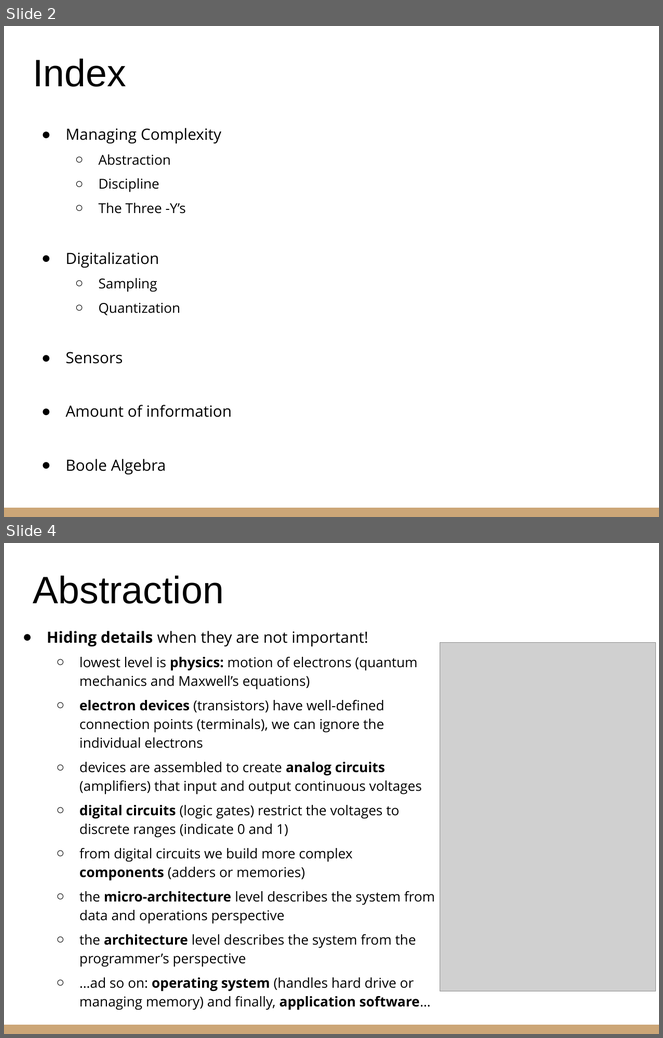
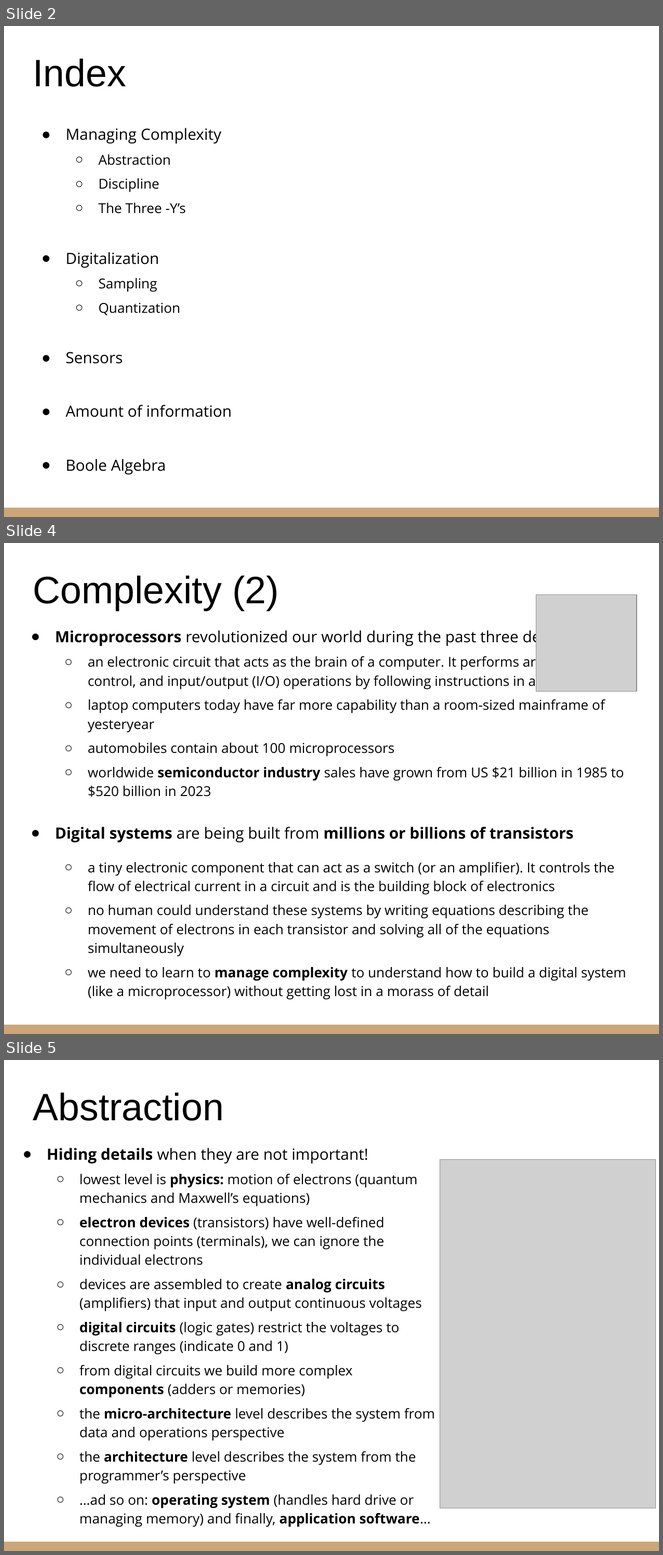
Before and after one commit to riccardoberta/esd, a slide deck: 01 - The Digital Abstraction/01 - The Digital Abstraction.pptx. Shown one above the other, each under a label of ours: slides 2 and 4 before the commit, slides 2, 4 and 5 after it; the slides between them are not shown. The pictures are 663x1038 and 663x1555 pixels, drawn with LibreOffice and Linux fonts; fonts in the diff are those of the drawing; grey boxes stand for pictures. Boxes give left, top, right and bottom in pixels: in the first picture for what was removed or moved away, otherwise in the second. Text is boxed around its words. In the diff, an @@ line names an element or a change of style, - is before the commit and + after.

```diff
--- a/01 - The Digital Abstraction/01 - The Digital Abstraction.pptx
+++ b/01 - The Digital Abstraction/01 - The Digital Abstraction.pptx
@@ slide 4 added at [4, 543, 659, 1034], background #FFFFFF; not listed: 1 template element that a slide beside it also shows @@
@@ title added at [33, 575, 279, 611], 42 pt, text #000000 @@
+Complexity (2)
@@ picture added at [536, 595, 637, 692] @@
@@ text added at [55, 628, 626, 1000], 15 pt, text #000000 @@
+● Microprocessors revolutionized our world during the past three decades
+  ○ an electronic circuit that acts as the brain of a computer. It performs arithmetic, logic, control, and input/output (I/O) operations by following instructions in a program.
+  ○ laptop computers today have far more capability than a room-sized mainframe of yesteryear
+  ○ automobiles contain about 100 microprocessors
+  ○ worldwide semiconductor industry sales have grown from US $21 billion in 1985 to $520 billion in 2023
+● Digital systems are being built from millions or billions of transistors
+  ○ a tiny electronic component that can act as a switch (or an amplifier). It controls the flow of electrical current in a circuit and is the building block of electronics
+  ○ no human could understand these systems by writing equations describing the movement of electrons in each transistor and solving all of the equations simultaneously
+  ○ we need to learn to manage complexity to understand how to build a digital system (like a microprocessor) without getting lost in a morass of detail
@@ what was slide 4 is now slide 5 @@
```
Also in this commit, not shown: 1 slide changed, 20 other files.
